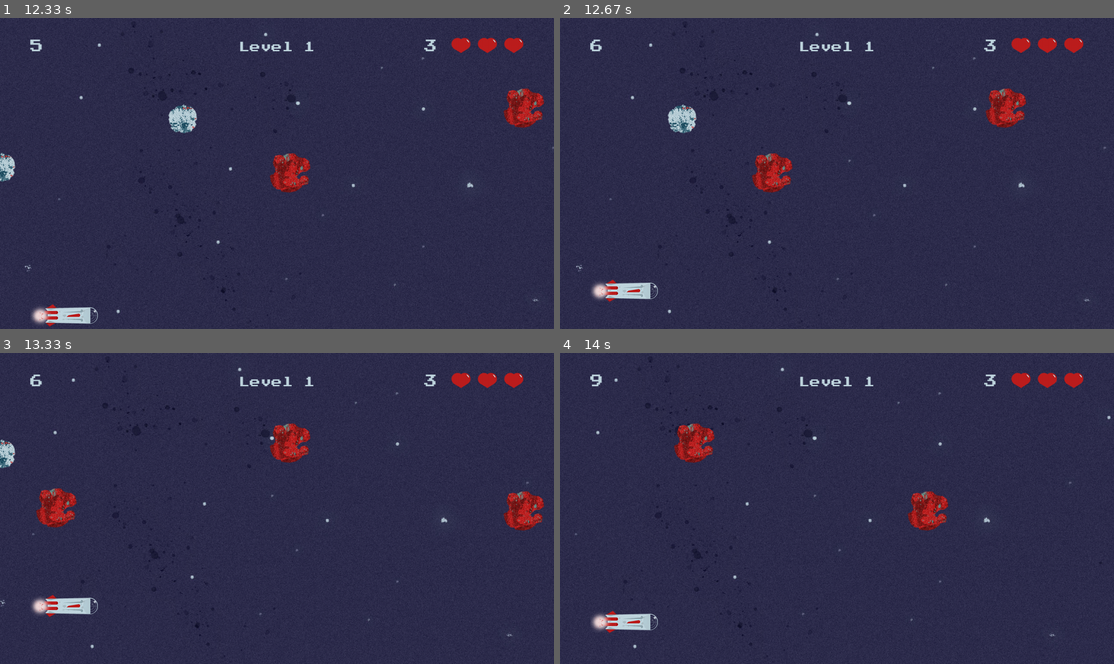
Above: before the commit, frames 1-4 (two rows, left to right).
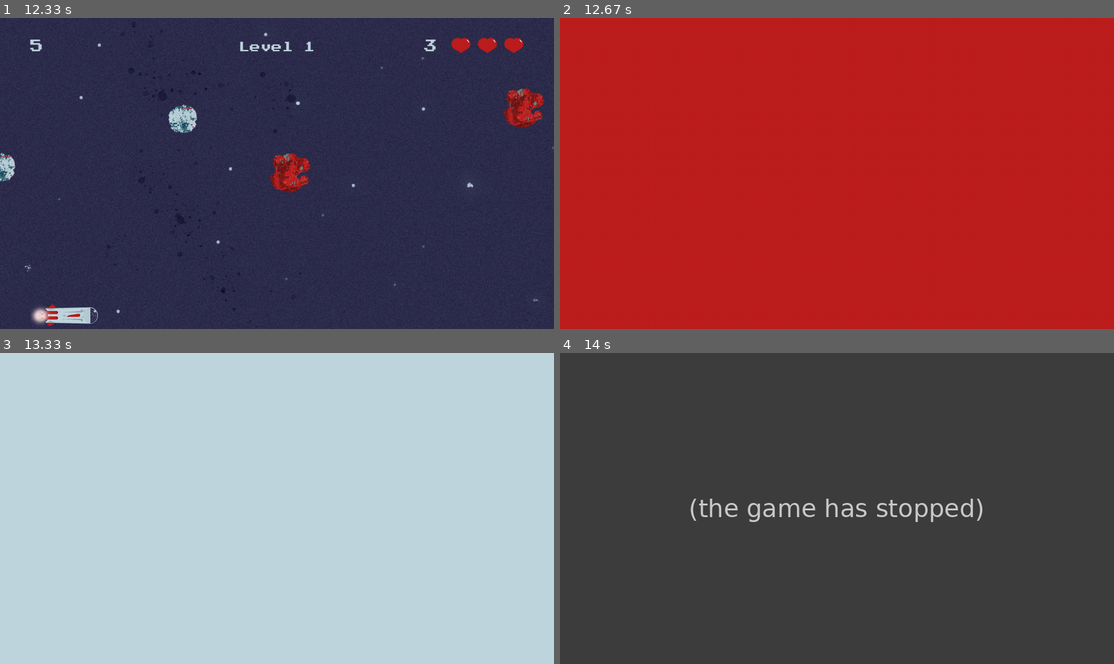
Above: after the commit, the same moments.

Repository: AdrianFSN/proyecto-final-pygame-quest
Game: pygame game, started from main.py
Same seed, same stepped clock (60 frames per second), same inputs: the game is played once before the commit and once after it.
Inputs:
- Up to frame 1 (12.33 s): tap Space at 0.33, 0.73, 1.03, 1.23, 1.63, 2.03, 2.37, 2.7, 3.1, 3.5, 3.83, 4.17, 4.57, 4.97, 5.3, 5.63, 6.03, 6.43, 6.77, 7.1, 7.5, 7.9, 8.23, 8.57, 8.97, 9.37, 9.7, 10.03, 10.43, 10.83, 11.17, 11.5, 11.9, 12.3 s; hold Down 0.67-1.13 s; hold Up 1.17-1.53 s; hold Down 1.57-1.93 s; hold Up 1.97-2.27 s; hold Down 2.3-2.6 s; hold Up 2.63-3 s; hold Down 3.03-3.4 s; hold Up 3.43-3.73 s; hold Down 3.77-4.07 s; hold Up 4.1-4.47 s; hold Down 4.5-4.87 s; hold Up 4.9-5.2 s; hold Down 5.23-5.53 s; hold Up 5.57-5.93 s; hold Down 5.97-6.33 s; hold Up 6.37-6.67 s; hold Down 6.7-7 s; hold Up 7.03-7.4 s; hold Down 7.43-7.8 s; hold Up 7.83-8.13 s; hold Down 8.17-8.47 s; hold Up 8.5-8.87 s; hold Down 8.9-9.27 s; hold Up 9.3-9.6 s; hold Down 9.63-9.93 s; hold Up 9.97-10.33 s; hold Down 10.37-10.73 s; hold Up 10.77-11.07 s; hold Down 11.1-11.4 s; hold Up 11.43-11.8 s; hold Down 11.83-12.2 s; hold Up from 12.23 s (still down)
- Up to frame 2 (12.67 s): release Up at 12.53 s; hold Down from 12.57 s (still down); tap Space at 12.63 s
- Up to frame 3 (13.33 s): release Down at 12.87 s; hold Up 12.9-13.27 s; tap Space at 12.97 s; hold Down from 13.3 s (still down)
- Up to frame 4 (14 s): tap Space at 13.37, 13.77 s; release Down at 13.67 s; hold Up from 13.7 s (still down)

Frame 1 is identical in both runs. In frame 2, 99% of the frame differs, in the area x 0-100%, y 0-100%; in frame 3, 99%; in frame 4, 9.8%.
After the commit the program exited at 13.78 s; later frames show no game.

Commit message:
feat: creo el método land_ship para aterrizar la nave

Diff:
--- a/glumtar/__init__.py
+++ b/glumtar/__init__.py
@@ -1,7 +1,7 @@
 # Animations
 ANIMATION_FRAMES = 61  # Animations should have 60 frames
 FRAMES_SPEED = 1
-BG_SCROLL_SPEED = 1  # Should be one. Increase only for testing purposes.
+BG_SCROLL_SPEED = 10  # Should be one. Increase only for testing purposes.
 
 # Colors palette RGB
 COLUMBIA_BLUE = (192, 214, 223)
--- a/glumtar/entities.py
+++ b/glumtar/entities.py
@@ -11,6 +11,7 @@
     default_speed = 0
     speed = default_speed
     speed_boost = .5
+    landing_speed = 2
 
     def __init__(self):
         super().__init__()
@@ -62,6 +63,20 @@
             if self.rect.bottom > HEIGHT:
                 self.rect.bottom = HEIGHT
         self.reset_speed()
+
+    def land_ship(self):
+        if self.rect.y < (HEIGHT - self.image.get_height())/2:
+            self.rect.y += self.landing_speed
+            if self.rect.y >= (HEIGHT - self.image.get_height())/2:
+                self.rect.x += self.landing_speed
+
+        elif self.rect.y > (HEIGHT - self.image.get_height())/2:
+            self.rect.y -= self.landing_speed
+            if self.rect.y == (HEIGHT - self.image.get_height())/2:
+                self.rect.x += self.landing_speed
+
+        if self.rect.x >= (WIDTH - self.image.get_width())/2:
+            self.landing_speed = 0
 
 
 class Meteorite(pygame.sprite.Sprite):
--- a/glumtar/scenes.py
+++ b/glumtar/scenes.py
@@ -276,8 +276,9 @@
             self.scoreboard.show_scoreboard(self.screen)
             self.lives_counter.show_lives(self.screen)
 
-            self.player.update()
+            # self.player.update()
             self.screen.blit(self.player.image, self.player.rect)
+            self.player.land_ship()
 
             pygame.display.flip()
 
